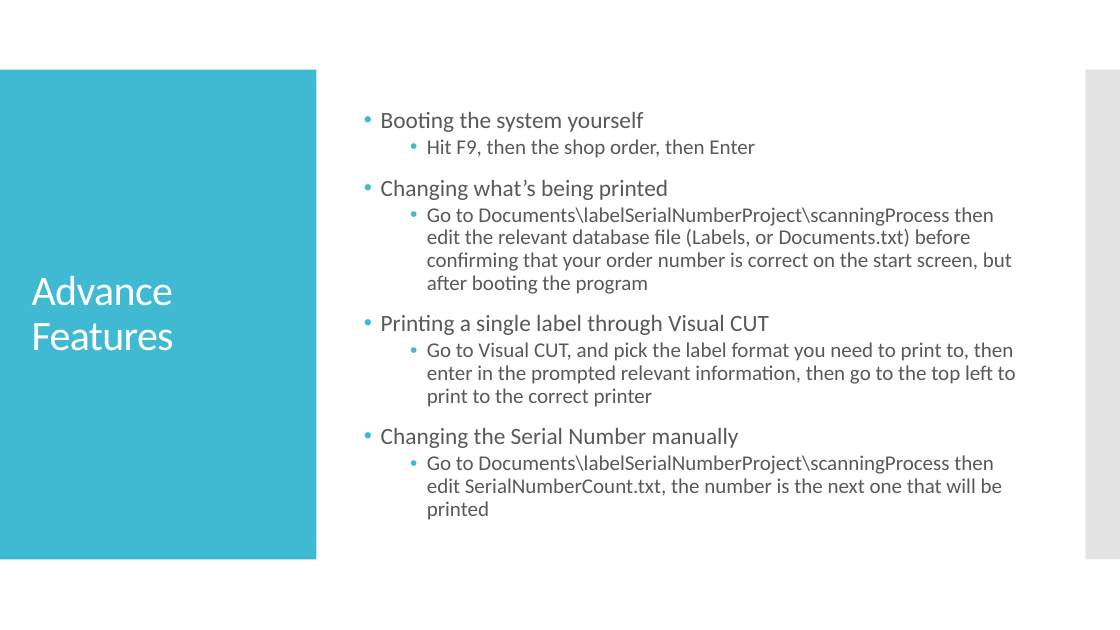
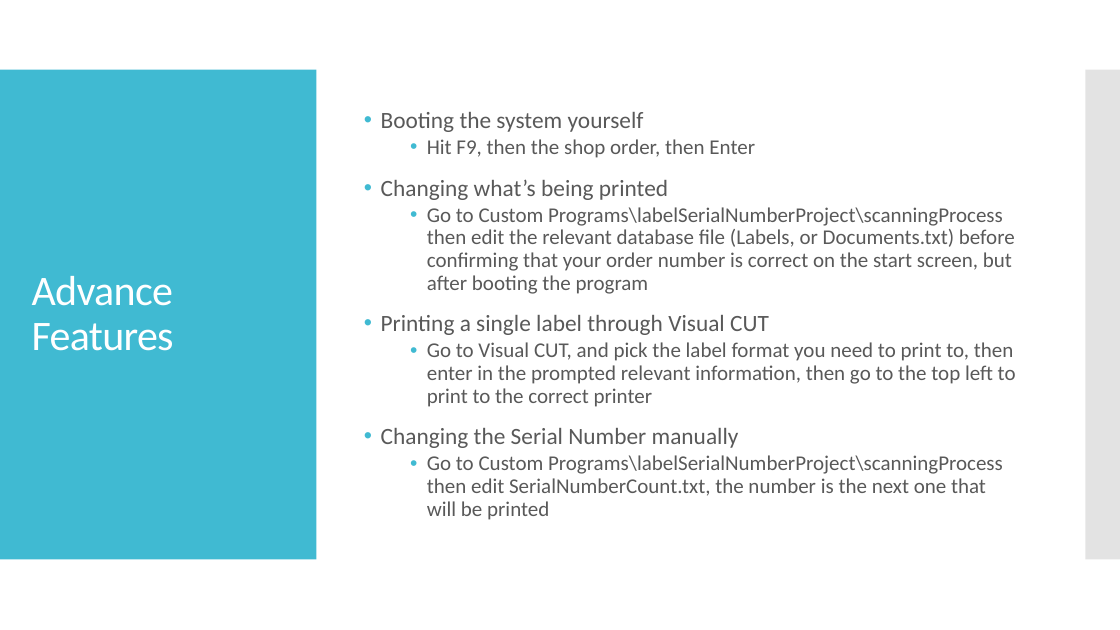
Before and after one commit to pixustechnologies/labelSerialNumberProject, a slide deck: slide 13 of LabelSerialNumberOverview.pptx. Drawn at 1120x630 pixels with LibreOffice and Linux fonts; fonts in the diff are those of the drawing. Boxes give left, top, right and bottom in pixels: in the first picture for what was removed or moved away, otherwise in the second. Text is boxed around its words. In the diff, an @@ line names an element or a change of style, - is before the commit and + after.

```diff
--- a/LabelSerialNumberOverview.pptx
+++ b/LabelSerialNumberOverview.pptx
@@ text at (x1=427, y1=207, x2=1015, y2=294): text changed @@
-  • Go to Documents\labelSerialNumberProject\scanningProcess then edit the relevant database file (Labels, or Documents.txt) before confirming that your order number is correct on the start screen, but after booting the program
+  • Go to Custom Programs\labelSerialNumberProject\scanningProcess then edit the relevant database file (Labels, or Documents.txt) before confirming that your order number is correct on the start screen, but after booting the program
@@ text at (x1=427, y1=455, x2=1003, y2=520): text changed @@
-  • Go to Documents\labelSerialNumberProject\scanningProcess then edit SerialNumberCount.txt, the number is the next one that will be printed
+  • Go to Custom Programs\labelSerialNumberProject\scanningProcess then edit SerialNumberCount.txt, the number is the next one that will be printed
```
Also in this commit, not shown: 2 other slides changed, 10 other files.
